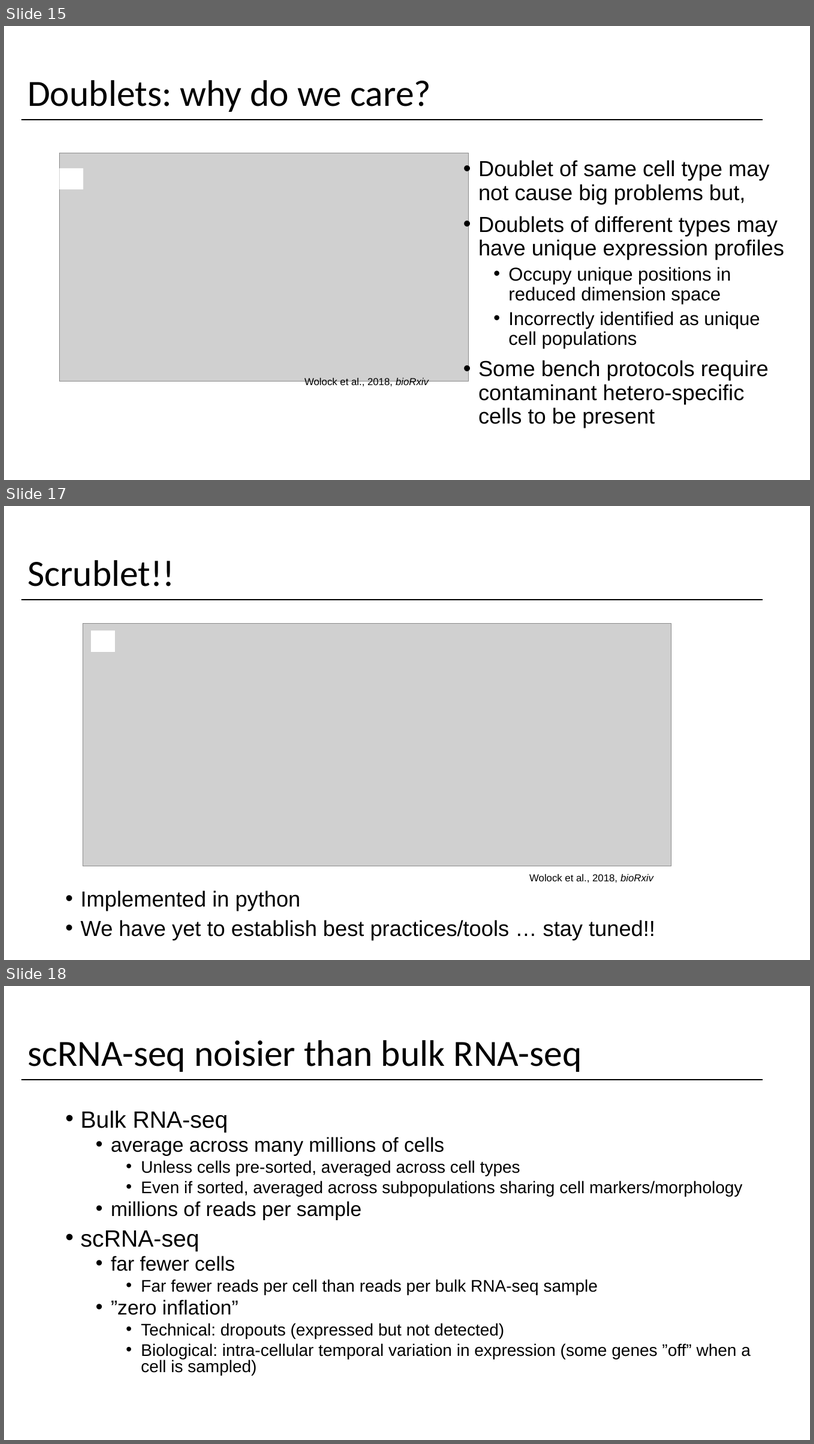
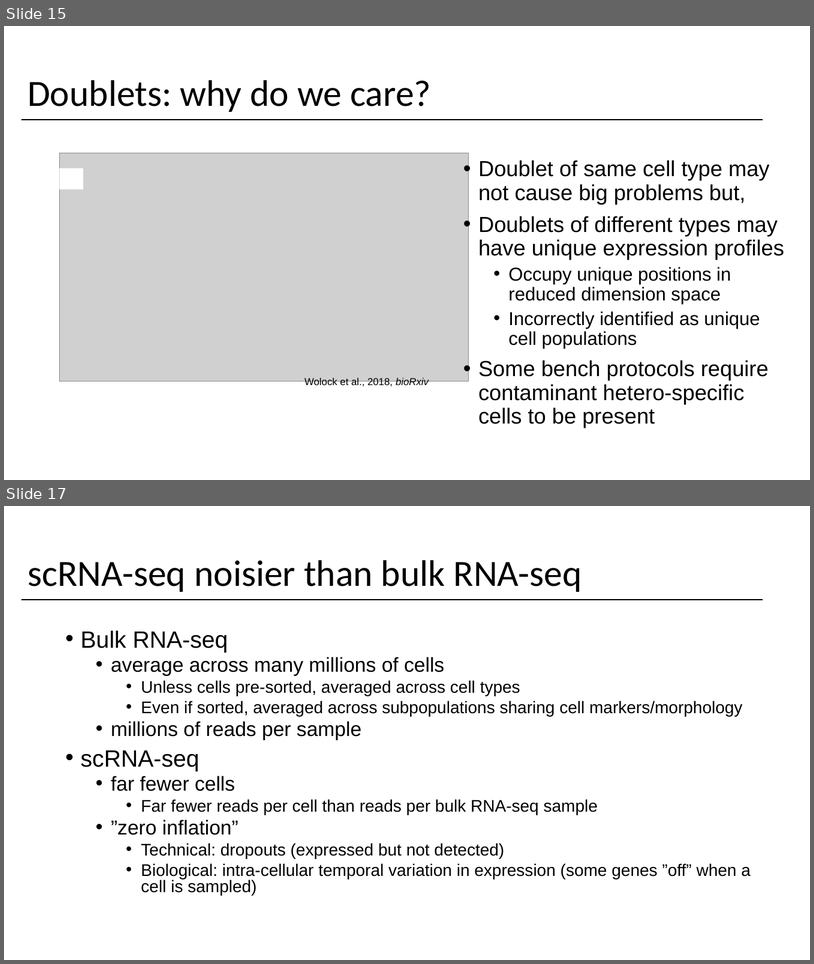
Before and after one commit to yasinkaymaz/singleCellRNAseq_workshop, a slide deck: IntroToscRNASeq_Background.pptx. Shown one above the other, each under a label of ours: slides 15, 17 and 18 before the commit, slides 15 and 17 after it; the slides between them are not shown. The pictures are 814x1444 and 814x964 pixels, drawn with LibreOffice and Linux fonts; fonts in the diff are those of the drawing; grey boxes stand for pictures. Boxes give left, top, right and bottom in pixels: in the first picture for what was removed or moved away, otherwise in the second. Text is boxed around its words. In the diff, an @@ line names an element or a change of style, - is before the commit and + after.

```diff
--- a/IntroToscRNASeq_Background.pptx
+++ b/IntroToscRNASeq_Background.pptx
@@ slide 17 removed at [4, 506, 810, 960], background #FFFFFF @@
@@ title removed at [27, 560, 174, 586] @@
-Scrublet!!
@@ line removed from (21, 600) to (763, 600) @@
@@ picture removed at [83, 624, 671, 865] @@
@@ rectangle removed at [91, 631, 116, 652] @@
@@ text removed at [530, 874, 654, 882] @@
-Wolock et al., 2018, bioRxiv
@@ text removed at [81, 890, 656, 940] @@
-• Implemented in python
-• We have yet to establish best practices/tools … stay tuned!!
@@ what was slide 18 is now slide 17 @@
```
Also in this commit, not shown: 1 slide changed, 1 slide added, 5 other slides removed.
